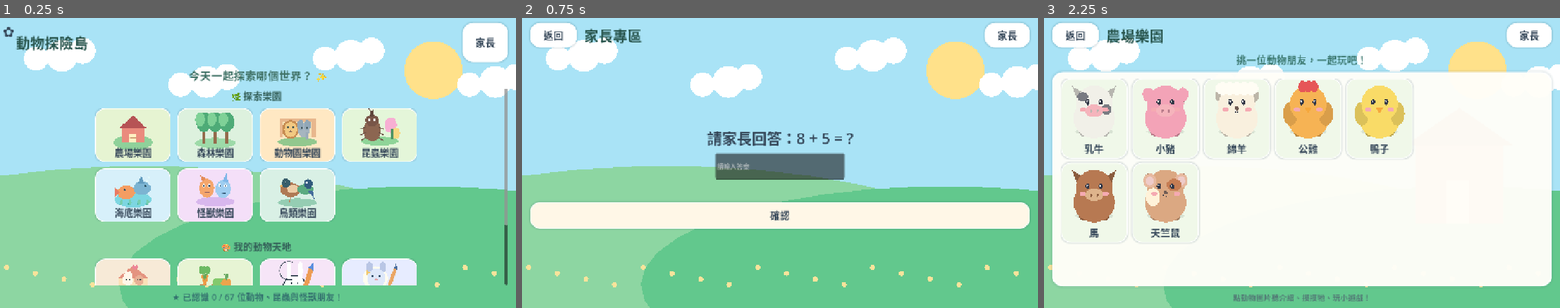
Above: before the commit, frames 1-3 (left to right).
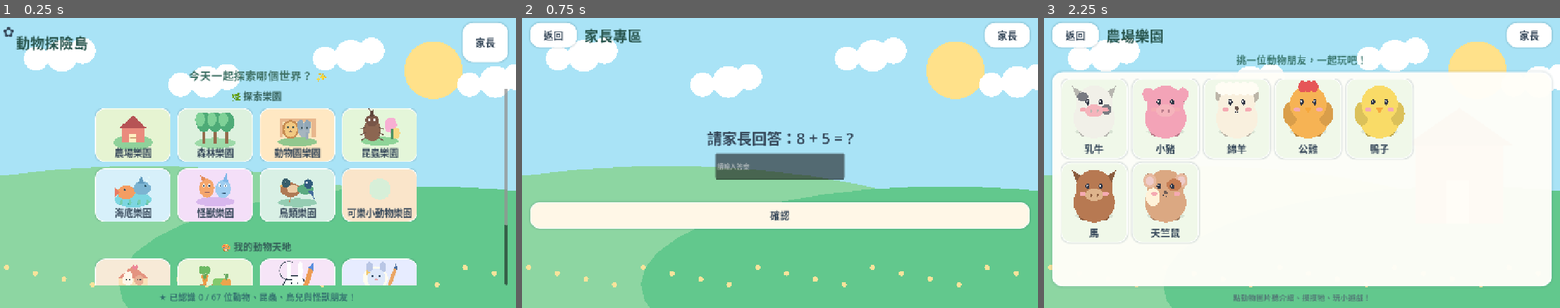
Above: after the commit, the same moments.

Repository: jimmy0933b3-sudo/farm
Game: Godot game, scene res://scenes/Main.tscn
Two runs of this game, one before a commit and one after it. Both use one fixed random seed, a clock stepped at 60 frames per second and the inputs below.
Inputs (mouse positions are in pixels of both pictures, inside the frame that each line leads up to):
- Up to frame 1 (0.25 s): no input
- Up to frame 2 (0.75 s): click "家長" at 0.5 s
- Up to frame 3 (2.25 s): click "返回" at 1.25 s; click (1178, 134) at 2.02 s

The runs differ from the first frame. In frame 1, 3.3% of the frame differs, in the area x 31-81%, y 51-98%; in frame 2, nothing differs; in frame 3, nothing differs.

Commit message:
feat(parks): add cola pet park, shared complete album and all-species coloring catalogue

Diff:
--- a/scripts/Main.gd
+++ b/scripts/Main.gd
@@ -70,6 +70,17 @@
 var settings_scroll: ScrollContainer
 var parent_scroll_y: int=0
 
+func _all_friends() -> Array:
+	return animals+birds+monsters
+
+func _return_to_friend_park(zone: String) -> void:
+	if zone=="bird":
+		show_bird_world()
+	elif zone=="monster":
+		show_monster_world()
+	else:
+		show_zone(zone)
+
 func _ready() -> void:
 	animals = Data.read_array("res://data/animals.json")
 	monsters = Data.read_array("res://data/monsters.json")
@@ -84,7 +95,7 @@
 	sound.speech_enabled = bool(progress.data["settings"].get("speech", true))
 	var saved_screen = str(progress.data.get("last_screen","home"))
 	match saved_screen:
-		"farm", "forest", "zoo", "insect", "ocean_park":
+		"farm", "forest", "zoo", "insect", "ocean_park", "cola":
 			show_zone("ocean" if saved_screen=="ocean_park" else saved_screen)
 		"care":
 			show_care()
@@ -149,7 +160,7 @@
 			elif screen in ["bird_flight_lobby","bird_flight_result","bird_album"]:
 				show_bird_world()
 			elif screen in ["animal","game","complete"]:
-				show_zone(current_zone)
+				_return_to_friend_park(current_zone)
 			elif screen in ["forest_search","forest_done"]:
 				show_zone("forest")
 			elif screen in ["ocean_search","ocean_done"]:
@@ -164,7 +175,7 @@
 func _switch(name: String, bg: String = "home") -> VBoxContainer:
 	sound.stop_speaking()
 	screen = name
-	if name in ["home","farm","forest","zoo","insect","insect_search","care","album","forest_search","private_farm","race_lobby","coloring","drawing","ocean_search","ocean_park","zoo_search","monster_world","monster_album","bird_world","bird_album","bird_flight_lobby","garden"]:
+	if name in ["home","farm","forest","zoo","insect","insect_search","care","album","forest_search","private_farm","race_lobby","coloring","drawing","ocean_search","ocean_park","zoo_search","monster_world","monster_album","bird_world","bird_album","bird_flight_lobby","garden","cola"]:
 		progress.data["last_screen"] = name
 		progress.save()
 	for node in get_children():
@@ -292,7 +303,7 @@
 	return card
 
 func _animal(id: String) -> Dictionary:
-	return Data.get_animal(animals, id)
+	return Data.get_animal(_all_friends(), id)
 
 func _is_insect(id: String) -> bool:
 	return str(_animal(id).get("zone",""))=="insect"
@@ -319,7 +330,7 @@
 		"ocean_park":Color("#D7F0FA"),"private_farm":Color("#F7EAD7"),"monster":Color("#F4DFF8"),"bird":Color("#D9F0E5"),"garden":Color("#E7F4D4"),
 		"coloring":Color("#F6E5F7"),"drawing":Color("#E7ECFF"),"care":Color("#FDECD5"),
 		"album":Color("#F1E3CE"),"forest_explore":Color("#E4F1D9"),
-		"ocean":Color("#DDF6FC")
+		"ocean":Color("#DDF6FC"),"cola":Color("#FAE5CA")
 	}
 	var card = _button("", action if scroll==null else Callable(), color_choices.get(item_id,Color("#FFFDF3")), minimum)
 	if scroll!=null:
@@ -383,7 +394,8 @@
 		{"title":"昆蟲樂園","zone":"insect"},
 		{"title":"海底樂園","zone":"ocean_park"},
 		{"title":"怪獸樂園","zone":"monster"},
-		{"title":"鳥類樂園","zone":"bird"}
+		{"title":"鳥類樂園","zone":"bird"},
+		{"title":"可樂小動物樂園","zone":"cola"}
 	],wide)
 	var separation=Control.new()
 	separation.custom_minimum_size=Vector2(0,42 if wide else 34)
@@ -397,8 +409,8 @@
 		{"title":"動物之家","zone":"care"},
 		{"title":"動物圖鑑","zone":"album"}
 	],wide)
-	layout.add_child(_label("★ 已認識 %d / %d 位動物、昆蟲與怪獸朋友！" % [int(progress.data["collected"].size()),animals.size()+monsters.size()+birds.size()],22,HORIZONTAL_ALIGNMENT_CENTER,Color("#34736F")))
-	_narrate("歡迎來到動物探險島！七個探索樂園裡面有動物、昆蟲、怪獸和十二種可愛鳥兒，鳥類樂園還能參加飛行大賽！")
+	layout.add_child(_label("★ 已認識 %d / %d 位動物、昆蟲、鳥兒與怪獸朋友！" % [int(progress.data["collected"].size()),_all_friends().size()],22,HORIZONTAL_ALIGNMENT_CENTER,Color("#34736F")))
+	_narrate("歡迎來到動物探險島！八個探索樂園裡面有動物、昆蟲、怪獸、可樂小動物和十二種可愛鳥兒，鳥類樂園還能參加飛行大賽！")
 
 func _home_section(parent: VBoxContainer, scroll: ScrollContainer, heading: String, places: Array, wide: bool) -> void:
 	var section=VBoxContainer.new()
@@ -419,7 +431,7 @@
 
 func _go(where: String) -> void:
 	match where:
-		"farm", "forest", "zoo", "insect":
+		"farm", "forest", "zoo", "insect", "cola":
 			show_zone(where)
 		"care":
 			show_care()
@@ -447,7 +459,7 @@
 func show_zone(zone: String) -> void:
 	current_zone = zone
 	var layout = _switch("ocean_park" if zone=="ocean" else zone, zone)
-	_header(layout, str({"farm":"農場樂園","forest":"森林樂園","zoo":"動物園樂園","ocean":"海底樂園","insect":"昆蟲樂園"}.get(zone,"探索樂園")), Callable(self,"show_home"))
+	_header(layout, str({"farm":"農場樂園","forest":"森林樂園","zoo":"動物園樂園","ocean":"海底樂園","insect":"昆蟲樂園","cola":"可樂小動物樂園"}.get(zone,"探索樂園")), Callable(self,"show_home"))
 	layout.add_child(_label("挑一位昆蟲朋友，一起玩吧！" if zone=="insect" else "挑一位動物朋友，一起玩吧！", 25,HORIZONTAL_ALIGNMENT_CENTER,Color("#39766D")))
 	if zone in ["forest","ocean","zoo","insect"]:
 		var entries={
@@ -474,13 +486,13 @@
 	grid.add_theme_constant_override("v_separation", 10)
 	scroll.add_child(grid)
 	for info in animals:
-		if str(info.get("zone","")) == zone or (zone=="zoo" and str(info.get("id",""))=="monkey"):
+		if str(info.get("zone","")) == zone or (zone=="zoo" and str(info.get("id",""))=="monkey") or (zone=="cola" and str(info.get("id",""))=="guinea_pig"):
 			grid.add_child(_animal_button(info, Callable(self,"show_animal").bind(str(info["id"]),zone),false,scroll))
 	layout.add_child(_label("點昆蟲圖片聽介紹、摸摸牠、玩小遊戲！" if zone=="insect" else "點動物圖片聽介紹、摸摸牠、玩小遊戲！", 19,HORIZONTAL_ALIGNMENT_CENTER,Color("#527975")))
 	if zone=="insect":
 		_narrate("這裡是昆蟲樂園！有八隻昆蟲朋友。用手指點一隻昆蟲，聽牠的介紹，也可以玩昆蟲大探險！")
 	else:
-		_narrate("這裡是%s。用手指點一隻動物，和牠交朋友吧！" % str({"farm":"農場","forest":"森林","zoo":"動物園","ocean":"海底樂園"}.get(zone,"探索樂園")))
+		_narrate("這裡是%s。用手指點一隻動物，和牠交朋友吧！" % str({"farm":"農場","forest":"森林","zoo":"動物園","ocean":"海底樂園","cola":"可樂小動物樂園"}.get(zone,"探索樂園")))
 	# The forest hide-and-seek entry uses its own illustrated button, not a text-only menu.
 
 func show_zoo_search() -> void:
@@ -585,7 +597,7 @@
 func show_ocean_complete() -> void:
 	var layout=_switch("ocean_done","home")
 	_header(layout,"海底探險完成！",Callable(self,"show_zone").bind("ocean"))
-	layout.add_child(_label("太棒了！七種海底生物都找到了！",31))
+	layout.add_child(_label("太棒了！八種水中生物都找到了！",31))
 	var panel=_panel()
 	panel.size_flags_vertical=Control.SIZE_EXPAND_FILL
 	layout.add_child(panel)
@@ -608,7 +620,7 @@
 	layout.add_child(actions)
 	actions.add_child(_button("再找一次",Callable(self,"show_ocean_search"),Color("#E5EFFF"),Vector2(220,72)))
 	actions.add_child(_button("海底樂園",Callable(self,"show_zone").bind("ocean"),Color("#DEEFDA"),Vector2(220,72)))
-	_narrate("七種海洋朋友都找到囉！可以再玩一次，也可以把牠們帶去私人農場的大水池！")
+	_narrate("八種水中朋友都找到囉！可以再玩一次，也可以把牠們帶去私人農場的大水池！")
 
 func show_drawing() -> void:
 	var layout=_switch("drawing","home")
@@ -623,7 +635,7 @@
 	var layout=_switch("coloring","home")
 	_header(layout,"動物著色屋",Callable(self,"show_home"))
 	coloring_game=ColoringRoom.new()
-	coloring_game.setup(animals,progress,sound)
+	coloring_game.setup(_all_friends(),progress,sound)
 	coloring_game.size_flags_vertical=Control.SIZE_EXPAND_FILL
 	coloring_game.size_flags_horizontal=Control.SIZE_EXPAND_FILL
 	layout.add_child(coloring_game)
@@ -870,7 +882,7 @@
 	current_zone = source_zone if not source_zone.is_empty() else str(info["zone"])
 	progress.unlock(id)
 	var layout = _switch("animal",current_zone)
-	_header(layout, str(info["name"]) + " 來啦！", Callable(self,"show_zone").bind(current_zone))
+	_header(layout, str(info["name"]) + " 來啦！", Callable(self,"_return_to_friend_park").bind(current_zone))
 	var main = HBoxContainer.new()
 	main.size_flags_vertical = Control.SIZE_EXPAND_FILL
 	layout.add_child(main)
@@ -892,7 +904,8 @@
 	side.add_child(_label(str(info.get("desc","")), 28))
 	side.add_child(_button(("聽昆蟲聲音" if _is_insect(id) else "聽動物叫聲") if sound.has_natural_sound(id) else ("聽聽昆蟲介紹" if _is_insect(id) else "聽聽動物介紹"), Callable(self,"_play_animal").bind(id), Color("#F9E3B9")))
 	side.add_child(_button("摸摸牠", Callable(self,"_pet").bind(id), Color("#F9DCE1")))
-	side.add_child(_button("一起玩小遊戲", Callable(self,"show_game").bind(id), Color("#D5EEDD")))
+	if not Data.get_level(levels,id).is_empty():
+		side.add_child(_button("一起玩小遊戲", Callable(self,"show_game").bind(id), Color("#D5EEDD")))
 	if bool(info.get("care",false)):
 		side.add_child(_button("去動物之家照顧牠", Callable(self,"show_care").bind(id), Color("#DFE9FF")))
 	side.add_child(_label("用手指在%s身上滑動，牠會開心喔！" % _friend_word(id), 20))
@@ -917,7 +930,7 @@
 func show_game(animal_id: String) -> void:
 	var level = Data.get_level(levels, animal_id)
 	if level.is_empty():
-		show_zone(current_zone)
+		_return_to_friend_park(current_zone)
 		return
 	selected_animal = animal_id
 	mistake_count = 0
@@ -1013,7 +1026,8 @@
 func show_album() -> void:
 	var layout = _switch("album")
 	_header(layout,"我的動物圖鑑",Callable(self,"show_home"))
-	layout.add_child(_label("已收集 %d / %d 張動物與昆蟲貼紙" % [animals.filter(func(animal): return progress.data["collected"].has(str(animal["id"]))).size(),animals.size()],29))
+	layout.add_child(_label("已收集 %d / %d 張動物、鳥類、昆蟲與怪獸貼紙" % [
+		_all_friends().filter(func(friend): return progress.data["collected"].has(str(friend["id"]))).size(),_all_friends().size()],26))
 	var scroll = TouchAnimalScroll.new()
 	scroll.size_flags_vertical = Control.SIZE_EXPAND_FILL
 	layout.add_child(scroll)
@@ -1022,12 +1036,12 @@
 	grid.add_theme_constant_override("h_separation",10)
 	grid.add_theme_constant_override("v_separation",18)
 	scroll.add_child(grid)
-	for info in animals:
+	for info in _all_friends():
 		var is_collected = progress.data["collected"].has(str(info["id"]))
 		var callback: Callable = Callable(self,"show_animal").bind(str(info["id"])) if is_collected else Callable(self,"_locked")
 		grid.add_child(_animal_button(info,callback,not is_collected,scroll))
-	layout.add_child(_label("探索時點擊動物或昆蟲，就能找到更多朋友！",21))
-	_narrate("這是你的動物與昆蟲圖鑑。亮亮的貼紙，是你認識過的動物和昆蟲朋友。")
+	layout.add_child(_label("在各個樂園探索，蒐集動物、鳥兒、昆蟲和怪獸的貼紙！",21))
+	_narrate("這是全部樂園的圖鑑。每個動物、鳥兒、昆蟲和怪獸都有自己的收藏貼紙！")
 
 func _locked() -> void:
 	# Locked stickers are intentionally non-destructive.
